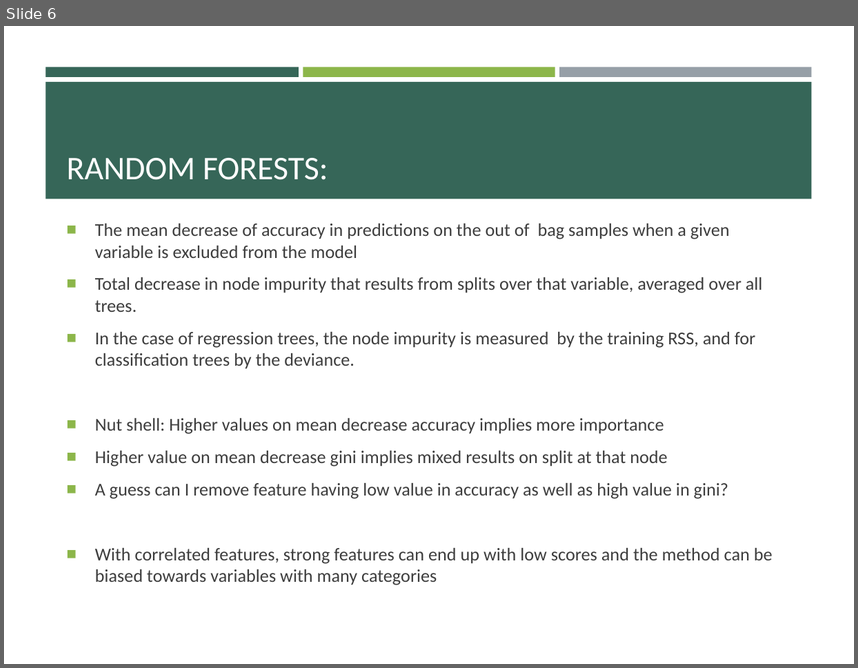
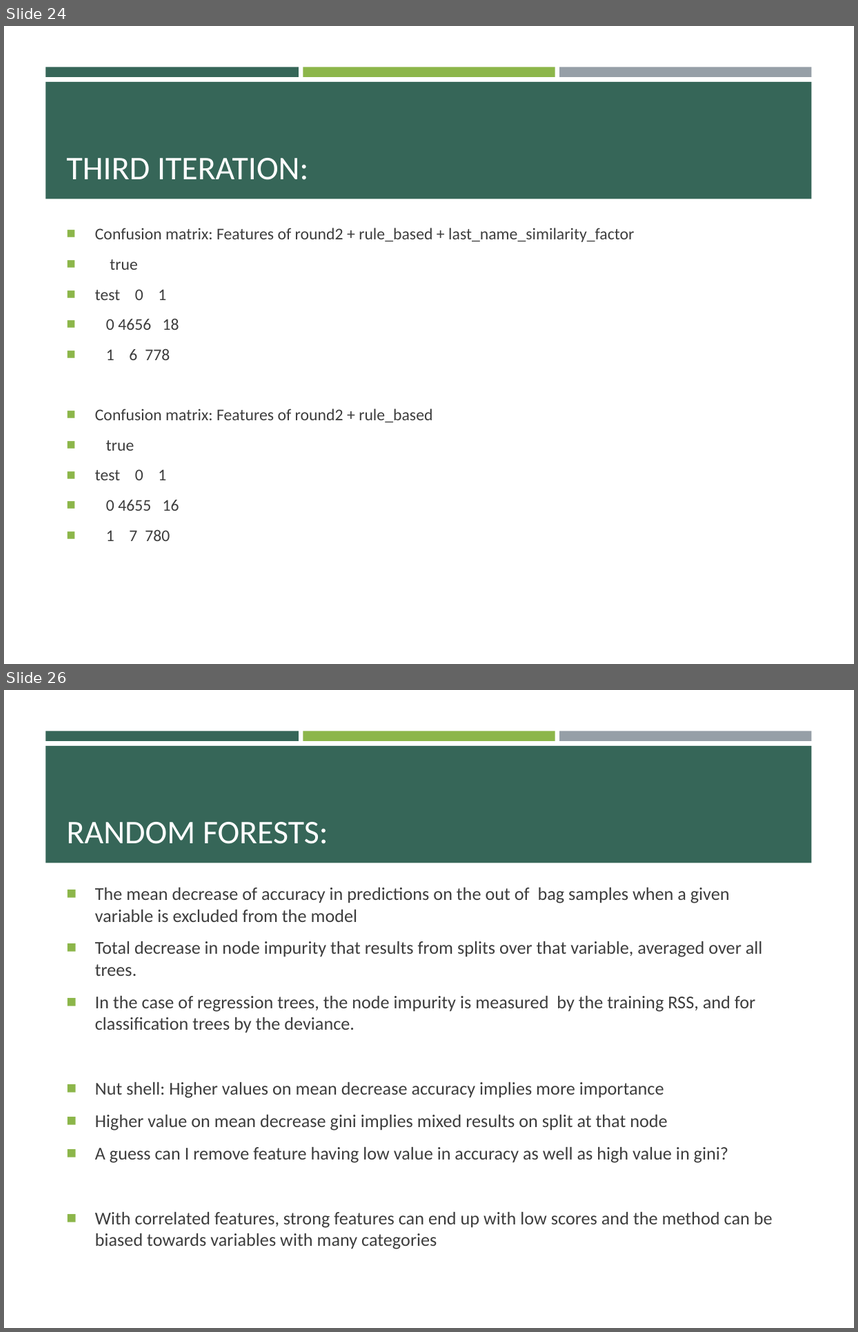
Before and after one commit to pulkitjain1004/autoRL, a slide deck: Record_Linkage.pptx. Shown one above the other, each under a label of ours: slide 6 before the commit, slides 24 and 26 after it; the slides between them are not shown. The pictures are 858x668 and 858x1332 pixels, drawn with LibreOffice and Linux fonts; fonts in the diff are those of the drawing. Boxes give left, top, right and bottom in pixels: in the first picture for what was removed or moved away, otherwise in the second. Text is boxed around its words. In the diff, an @@ line names an element or a change of style, - is before the commit and + after.

```diff
--- a/Record_Linkage.pptx
+++ b/Record_Linkage.pptx
@@ slide 24 added at [4, 26, 854, 664], background #FFFFFF; not listed: 4 template elements that a slide beside it also shows @@
@@ title added at [67, 158, 308, 180], 28 pt, text #FFFFFF @@
+THIRD ITERATION:
@@ text added at [95, 227, 634, 541], 13.9 pt, text #3D3D3D @@
+■ Confusion matrix: Features of round2 + rule_based + last_name_similarity_factor
+■ true
+■ test 0 1
+■ 0 4656 18
+■ 1 6 778
+■ Confusion matrix: Features of round2 + rule_based
+■ true
+■ test 0 1
+■ 0 4655 16
+■ 1 7 780
@@ what was slide 6 is now slide 26 @@
```
Also in this commit, not shown: 1 slide changed, 21 other slides added, 1 slide removed.
